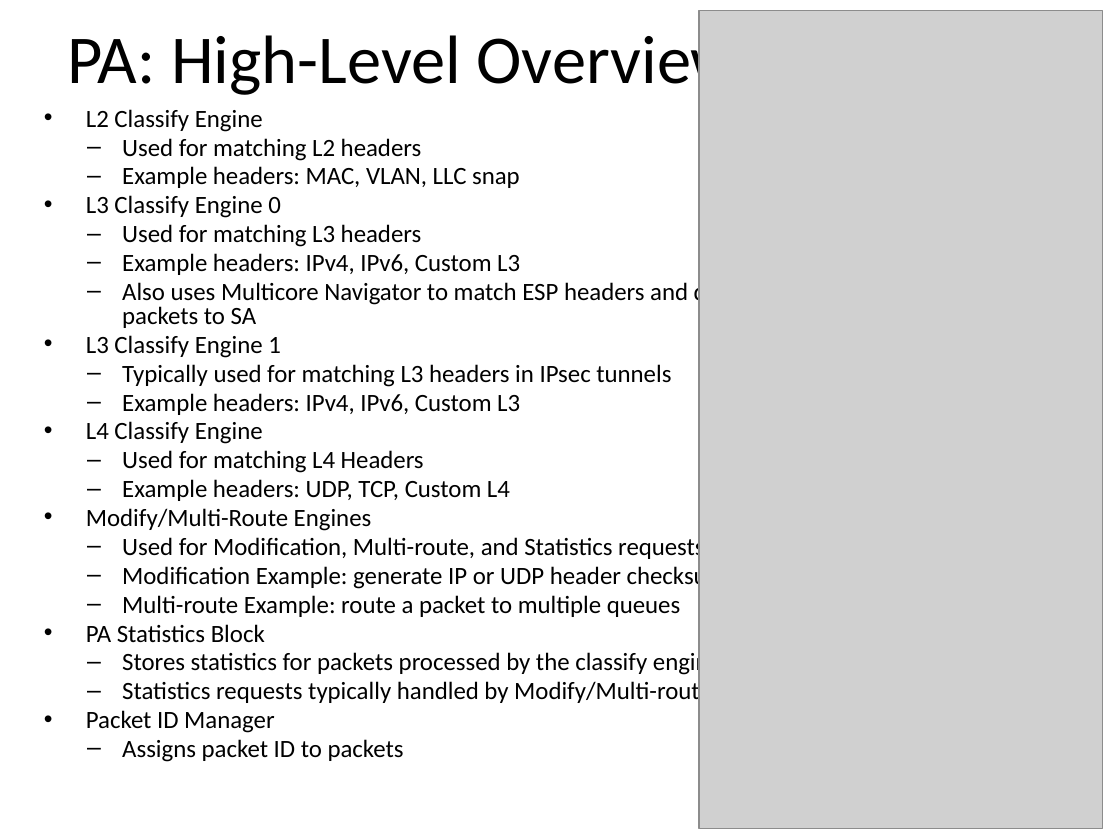
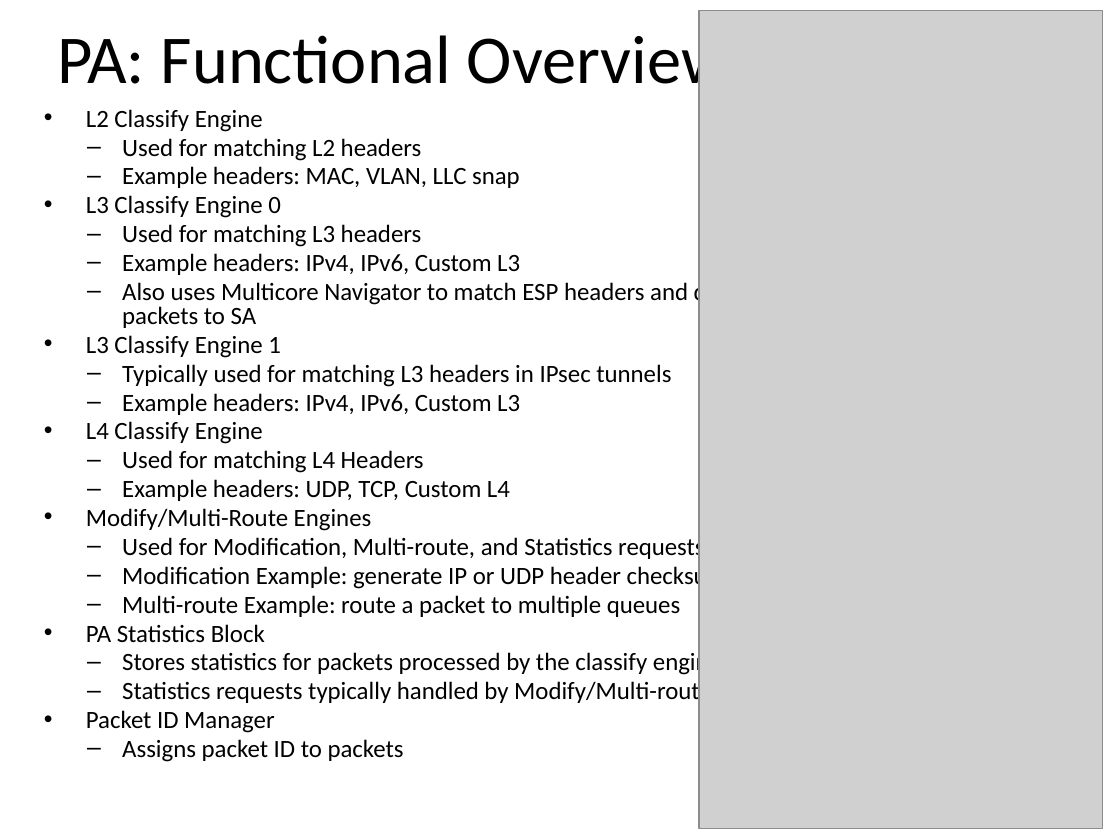
Before and after one commit to hari1989/keystone-workshop, a slide deck: slide 9 of slides/KeyStone NETCP PA.pptx (slide 8 before the commit). Drawn at 1120x840 pixels with LibreOffice and Linux fonts; fonts in the diff are those of the drawing; grey boxes stand for pictures; background and template pictures are left out. Boxes give left, top, right and bottom in pixels: in the first picture for what was removed or moved away, otherwise in the second. Text is boxed around its words. In the diff, an @@ line names an element or a change of style, - is before the commit and + after.

```diff
--- a/slides/KeyStone NETCP PA.pptx
+++ b/slides/KeyStone NETCP PA.pptx
@@ title at (57,27,730,100): text changed @@
-PA: High-Level Overview
+PA: Functional Overview
```
Also in this commit, not shown: 11 other slides changed, 3 slides added, 2 slides removed.
